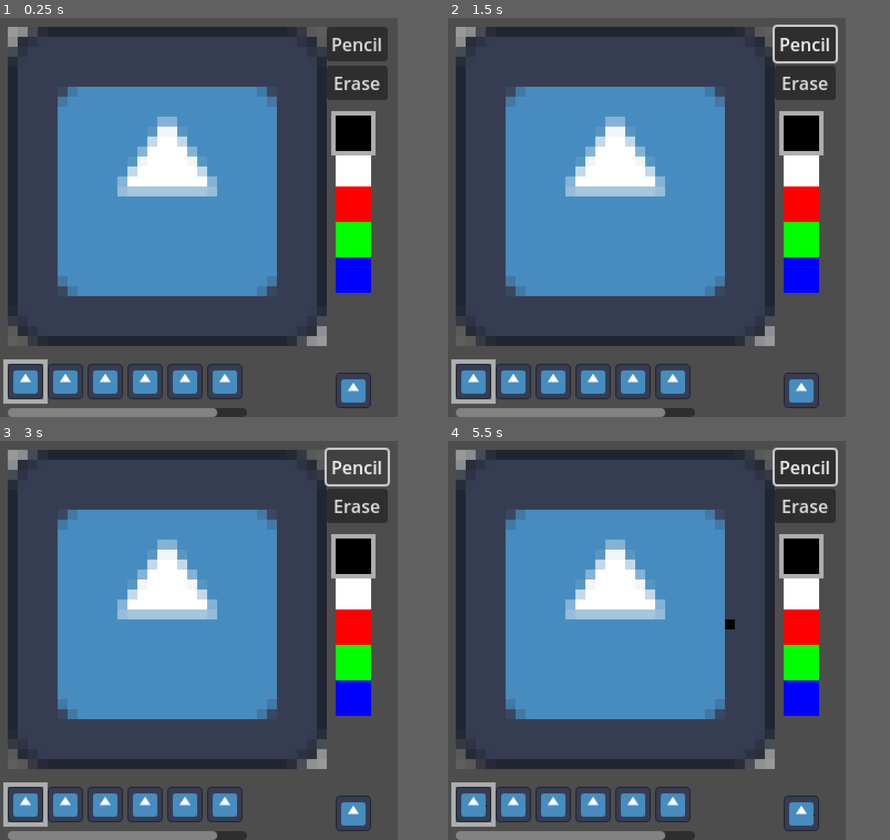
Above: before the commit, frames 1-4 (two rows, left to right).
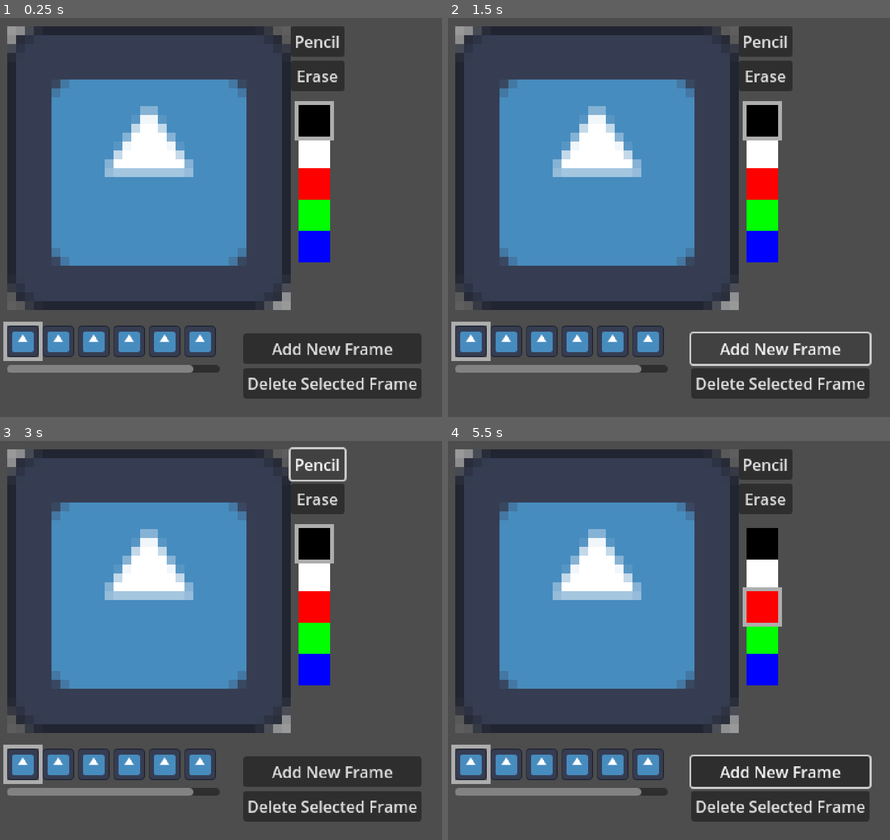
Above: after the commit, the same moments.

Repository: kennethbchen/Fireworkshop-Game
Game: Godot game, scene res://main.tscn
The game is run twice, just before and just after one commit, with the same random seed, the same clock (stepped at 60 frames per second) and the same inputs. The engine's default icon, where the game draws it, is replaced by a stand-in: a white triangle on a blue panel in a dark square.
Inputs (mouse positions are in pixels of both pictures, inside the frame that each line leads up to):
- Up to frame 1 (0.25 s): no input
- Up to frame 2 (1.5 s): click "Pencil" at 0.5 s; click (748, 349) at 1.25 s, where only the run after the commit has a clickable "Add New Frame"
- Up to frame 3 (3 s): click (300, 772) at 2 s, where only the run after the commit has a clickable "Add New Frame"; click "Pencil" at 2.75 s
- Up to frame 4 (5.5 s): click "Pencil" at 3.5 s; click (748, 772) at 4.25 s, where only the run after the commit has a clickable "Add New Frame"; tap Enter at 5 s; move the mouse to (735, 620) at 5.02 s; click (735, 620) at 5.17 s
In our replay, the window is 720x720 before the commit and 800x720 after it. These sizes can differ from the game's own. Grey fills any space a smaller window leaves; there, only what the larger window draws over its background counts as a difference.

The runs differ from the first frame. In frame 1, 38% of the frame differs, in the area x 0-96%, y 2-100%; in frame 2, 37%; in frame 3, 38%; in frame 4, 39%, in the area x 0-96%, y 1-100%.

Commit message:
Increased window size

Diff:
--- a/main.tscn
+++ b/main.tscn
@@ -64,9 +64,9 @@
 [node name="DebugCommands" type="Node" parent="."]
 script = ExtResource("1_255dg")
 
-[node name="CanvasLayer" type="CanvasLayer" parent="."]
-
-[node name="DrawingArea" type="TextureRect" parent="CanvasLayer"]
+[node name="CreateUI" type="CanvasLayer" parent="."]
+
+[node name="DrawingArea" type="TextureRect" parent="CreateUI"]
 offset_left = 8.0
 offset_top = 8.0
 offset_right = 40.0
@@ -75,7 +75,7 @@
 script = ExtResource("3_c1rli")
 metadata/_edit_group_ = true
 
-[node name="Panel" type="Panel" parent="CanvasLayer/DrawingArea"]
+[node name="Panel" type="Panel" parent="CreateUI/DrawingArea"]
 z_index = -1
 layout_mode = 0
 offset_right = 16.0
@@ -83,7 +83,7 @@
 mouse_filter = 2
 theme_override_styles/panel = SubResource("StyleBoxFlat_h6s55")
 
-[node name="Panel2" type="Panel" parent="CanvasLayer/DrawingArea"]
+[node name="Panel2" type="Panel" parent="CreateUI/DrawingArea"]
 z_index = -1
 layout_mode = 0
 offset_left = 16.0
@@ -92,7 +92,7 @@
 mouse_filter = 2
 theme_override_styles/panel = SubResource("StyleBoxFlat_xvl0s")
 
-[node name="Panel3" type="Panel" parent="CanvasLayer/DrawingArea"]
+[node name="Panel3" type="Panel" parent="CreateUI/DrawingArea"]
 z_index = -1
 layout_mode = 0
 offset_top = 16.0
@@ -101,7 +101,7 @@
 mouse_filter = 2
 theme_override_styles/panel = SubResource("StyleBoxFlat_xvl0s")
 
-[node name="Panel4" type="Panel" parent="CanvasLayer/DrawingArea"]
+[node name="Panel4" type="Panel" parent="CreateUI/DrawingArea"]
 z_index = -1
 layout_mode = 0
 offset_left = 16.0
@@ -111,22 +111,22 @@
 mouse_filter = 2
 theme_override_styles/panel = SubResource("StyleBoxFlat_h6s55")
 
-[node name="Tools" type="VBoxContainer" parent="CanvasLayer"]
+[node name="Tools" type="VBoxContainer" parent="CreateUI"]
 offset_left = 296.0
 offset_top = 8.0
 offset_right = 351.0
 offset_bottom = 74.0
 
-[node name="PencilButton" type="Button" parent="CanvasLayer/Tools"]
+[node name="PencilButton" type="Button" parent="CreateUI/Tools"]
 layout_mode = 2
 text = "Pencil"
 
-[node name="EraserButton" type="Button" parent="CanvasLayer/Tools"]
+[node name="EraserButton" type="Button" parent="CreateUI/Tools"]
 layout_mode = 2
 text = "Erase
 "
 
-[node name="SwatchPicker" type="Control" parent="CanvasLayer"]
+[node name="SwatchPicker" type="Control" parent="CreateUI"]
 layout_mode = 3
 anchors_preset = 0
 offset_left = 304.0
@@ -136,7 +136,7 @@
 script = ExtResource("6_f3tm5")
 colors = Array[Color]([Color(0, 0, 0, 1), Color(1, 1, 1, 1), Color(1, 0, 0, 1), Color(0, 1, 0, 1), Color(0, 0, 1, 1)])
 
-[node name="SwatchContainer" type="GridContainer" parent="CanvasLayer/SwatchPicker"]
+[node name="SwatchContainer" type="GridContainer" parent="CreateUI/SwatchPicker"]
 layout_mode = 0
 size_flags_horizontal = 3
 size_flags_vertical = 3
@@ -144,7 +144,7 @@
 theme_override_constants/h_separation = 0
 theme_override_constants/v_separation = 0
 
-[node name="SelectionCursor" type="Panel" parent="CanvasLayer/SwatchPicker"]
+[node name="SelectionCursor" type="Panel" parent="CreateUI/SwatchPicker"]
 layout_mode = 0
 offset_right = 32.0
 offset_bottom = 32.0
@@ -152,7 +152,7 @@
 size_flags_vertical = 3
 theme_override_styles/panel = SubResource("StyleBoxFlat_tom0t")
 
-[node name="FlipbookNavigator" type="Control" parent="CanvasLayer"]
+[node name="FlipbookNavigator" type="Control" parent="CreateUI"]
 layout_mode = 3
 anchors_preset = 0
 offset_left = 8.0
@@ -161,46 +161,65 @@
 offset_bottom = 352.0
 script = ExtResource("9_2c0ij")
 
-[node name="SelectionCursor" type="Panel" parent="CanvasLayer/FlipbookNavigator"]
+[node name="SelectionCursor" type="Panel" parent="CreateUI/FlipbookNavigator"]
+layout_mode = 0
 offset_right = 32.0
 offset_bottom = 32.0
 size_flags_horizontal = 3
 size_flags_vertical = 3
 theme_override_styles/panel = SubResource("StyleBoxFlat_tom0t")
 
-[node name="ScrollContainer" type="ScrollContainer" parent="CanvasLayer/FlipbookNavigator"]
+[node name="ScrollContainer" type="ScrollContainer" parent="CreateUI/FlipbookNavigator"]
 layout_mode = 0
 offset_right = 216.0
 offset_bottom = 48.0
 follow_focus = true
 vertical_scroll_mode = 0
 
-[node name="VBoxContainer" type="VBoxContainer" parent="CanvasLayer/FlipbookNavigator/ScrollContainer"]
-layout_mode = 2
-
-[node name="HBoxContainer" type="HBoxContainer" parent="CanvasLayer/FlipbookNavigator/ScrollContainer/VBoxContainer"]
-layout_mode = 2
-
-[node name="HSeparator" type="HSeparator" parent="CanvasLayer/FlipbookNavigator/ScrollContainer/VBoxContainer"]
+[node name="VBoxContainer" type="VBoxContainer" parent="CreateUI/FlipbookNavigator/ScrollContainer"]
+layout_mode = 2
+
+[node name="HBoxContainer" type="HBoxContainer" parent="CreateUI/FlipbookNavigator/ScrollContainer/VBoxContainer"]
+layout_mode = 2
+
+[node name="HSeparator" type="HSeparator" parent="CreateUI/FlipbookNavigator/ScrollContainer/VBoxContainer"]
 layout_mode = 2
 theme_override_styles/separator = SubResource("StyleBoxEmpty_k72q8")
+
+[node name="FlipbookFrameControls" type="Control" parent="CreateUI"]
+layout_mode = 3
+anchors_preset = 0
+offset_left = 248.0
+offset_top = 320.0
+offset_right = 432.0
+offset_bottom = 384.0
+
+[node name="VBoxContainer" type="VBoxContainer" parent="CreateUI/FlipbookFrameControls"]
+layout_mode = 0
+offset_right = 40.0
+offset_bottom = 40.0
+
+[node name="Button" type="Button" parent="CreateUI/FlipbookFrameControls/VBoxContainer"]
+layout_mode = 2
+text = "Add New Frame"
+
+[node name="Button2" type="Button" parent="CreateUI/FlipbookFrameControls/VBoxContainer"]
+layout_mode = 2
+text = "Delete Selected Frame"
 
 [node name="PlayerData" type="Node" parent="."]
 unique_name_in_owner = true
 script = ExtResource("1_2o573")
 flipbooks = Array[SpriteFrames]([SubResource("SpriteFrames_b3neo")])
 
-[node name="TempSprite" type="Sprite2D" parent="PlayerData"]
-position = Vector2(320, 336)
-
 [node name="GlobalToolSettings" type="Node" parent="." node_paths=PackedStringArray("swatch_picker")]
 unique_name_in_owner = true
 script = ExtResource("1_om5vq")
-swatch_picker = NodePath("../CanvasLayer/SwatchPicker")
+swatch_picker = NodePath("../CreateUI/SwatchPicker")
 
 [node name="PlayerControls" type="Node" parent="." node_paths=PackedStringArray("drawing_area", "current_tool")]
 script = ExtResource("2_3u3oc")
-drawing_area = NodePath("../CanvasLayer/DrawingArea")
+drawing_area = NodePath("../CreateUI/DrawingArea")
 tools = {
 "eraser": NodePath("EraserTool"),
 "pencil": NodePath("PencilTool")
@@ -213,7 +232,7 @@
 [node name="EraserTool" type="Node" parent="PlayerControls"]
 script = ExtResource("4_x4p8e")
 
-[connection signal="pressed" from="CanvasLayer/Tools/PencilButton" to="PlayerControls" method="change_tool_from_name" binds= ["pencil"]]
-[connection signal="pressed" from="CanvasLayer/Tools/EraserButton" to="PlayerControls" method="change_tool_from_name" binds= ["eraser"]]
-[connection signal="current_flipbook_changed" from="PlayerData" to="CanvasLayer/FlipbookNavigator" method="_on_current_flipbook_changed"]
-[connection signal="current_frame_changed" from="PlayerData" to="CanvasLayer/DrawingArea" method="_on_current_frame_changed"]
+[connection signal="pressed" from="CreateUI/Tools/PencilButton" to="PlayerControls" method="change_tool_from_name" binds= ["pencil"]]
+[connection signal="pressed" from="CreateUI/Tools/EraserButton" to="PlayerControls" method="change_tool_from_name" binds= ["eraser"]]
+[connection signal="current_flipbook_changed" from="PlayerData" to="CreateUI/FlipbookNavigator" method="_on_current_flipbook_changed"]
+[connection signal="current_frame_changed" from="PlayerData" to="CreateUI/DrawingArea" method="_on_current_frame_changed"]
--- a/project.godot
+++ b/project.godot
@@ -17,10 +17,10 @@
 
 [display]
 
-window/size/viewport_width=360
-window/size/viewport_height=360
-window/size/window_width_override=720
-window/size/window_height_override=720
+window/size/viewport_width=450
+window/size/viewport_height=405
+window/size/window_width_override=900
+window/size/window_height_override=810
 window/stretch/mode="viewport"
 window/stretch/scale_mode="integer"
 
--- a/scripts/player_data.gd
+++ b/scripts/player_data.gd
@@ -29,7 +29,6 @@
 	select_flipbook(0)
 	select_frame(0)
 
-	$'TempSprite'.texture = get_current_frame()
 
 func get_current_flipbook() -> SpriteFrames:
 	return flipbooks[current_flipbook_index]
